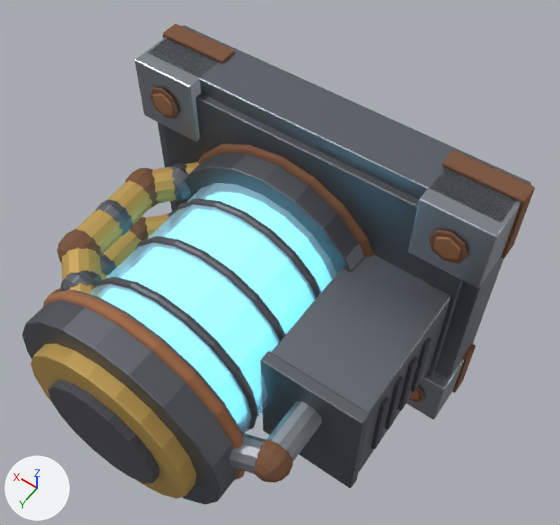
The FBX model Assets/GeneratedBaseItems/15_Compact_Fusion_Generator.fbx as it was, and as the next commit left it.
Camera for both pictures: a 50 mm lens placed at (-1.37, 2.39, 3.06), pointed at (-0.04, 0.54, 0.15). Arrows for +X, +Y and +Z are at lower left; the lights stay in place. The first picture is the older version. Vertices at exactly the same position are counted once.

The older version as bpy lines, for what is in view:
```python
ob_15_compact_fusion_generator = bpy.data.objects.new('15_Compact_Fusion_Generator', me_15_compact_fusion_generator_baked)
ob_15_compact_fusion_generator.location = (0.0, 0.0, 0.0)
```
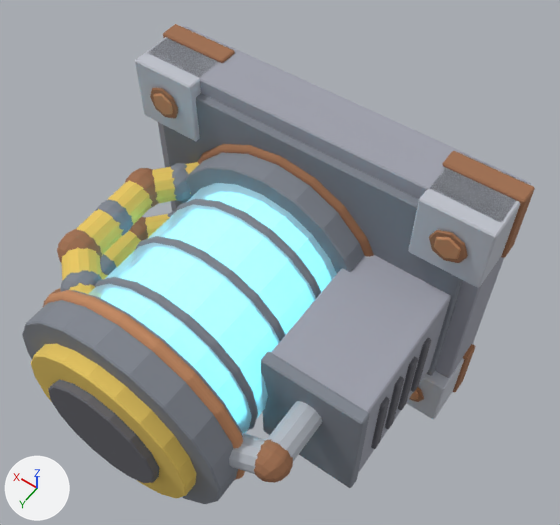
Boxes [x1, y1, x2, y2] around the edits, measured in the pictures (560 x 525 px):
'15_Compact_Fusion_Generator', recoloured, surface changed, reshaped: before [22, 24, 535, 505]; after [22, 24, 535, 504]
part 1 of me_15_compact_fusion_generator_baked, cut back: before [22, 24, 535, 505]

What changed in the scene script:
```text
Change mat_iron___dark_forged_steel:
    mat_iron___dark_forged_steel.metallic: 0.82 -> 0.0
    mat_iron___dark_forged_steel.base_color: (0.14, 0.15, 0.17) -> (0.22, 0.24, 0.28)  # grey #696c73 -> grey #818690
    mat_iron___dark_forged_steel.roughness: 0.52 -> 0.96
Change mat_rust___deep_brown:
    mat_rust___deep_brown.metallic: 0.22 -> 0.0
    mat_rust___deep_brown.base_color: (0.22, 0.1, 0.05) -> (0.35, 0.16, 0.08)  # brown #81593f -> brown #a06f50
    mat_rust___deep_brown.roughness: 0.86 -> 0.96
Change mat_titanium___graphite_armor:
    mat_titanium___graphite_armor.metallic: 0.86 -> 0.0
    mat_titanium___graphite_armor.base_color: (0.19, 0.21, 0.24) -> (0.35, 0.36, 0.42)  # grey #797e86 -> grey #a0a2ad
    mat_titanium___graphite_armor.roughness: 0.42 -> 0.96
Change mat_titanium___bright_bevel:
    mat_titanium___bright_bevel.metallic: 0.88 -> 0.0
    mat_titanium___bright_bevel.base_color: (0.36, 0.39, 0.43) -> (0.52, 0.54, 0.6)  # grey #a2a8af -> light grey #bfc2cb
    mat_titanium___bright_bevel.roughness: 0.38 -> 0.96
Change mat_rust___orange_oxide:
    mat_rust___orange_oxide.metallic: 0.25 -> 0.0
    mat_rust___orange_oxide.base_color: (0.38, 0.16, 0.07) -> (0.54, 0.25, 0.12)  # brown #a66f4b -> orange #c28961
    mat_rust___orange_oxide.roughness: 0.82 -> 0.96
Change mat_charcoal___blackened:
    mat_charcoal___blackened.base_color: (0.07, 0.07, 0.08) -> (0.13, 0.13, 0.15)  # dark grey #4b4b50 -> dark grey #65656c
    mat_charcoal___blackened.roughness: 0.92 -> 0.96
Change mat_hazard___faded_amber:
    mat_hazard___faded_amber.metallic: 0.28 -> 0.0
    mat_hazard___faded_amber.base_color: (0.54, 0.35, 0.09) -> (0.82, 0.58, 0.12)  # orange #c2a055 -> yellow #eac861
    mat_hazard___faded_amber.roughness: 0.62 -> 0.96
Change mat_plasma___xenocrystal_cyan:
    mat_plasma___xenocrystal_cyan.base_color: (0.18, 0.68, 0.88) -> (0.16, 0.8, 0.98)  # cyan #76d7f1 -> cyan #6fe7fd
    mat_plasma___xenocrystal_cyan.roughness: 0.2 -> 0.96
    mat_plasma___xenocrystal_cyan.emission_color: (0.18, 0.78, 1.0) -> (0.18, 0.84, 1.0)  # cyan #76e5ff -> cyan #76ecff
    mat_plasma___xenocrystal_cyan.emission_strength: 2.6 -> 2.5
Change mat_glass___pale_reflection:
    mat_glass___pale_reflection.metallic: 0.1 -> 0.0
    mat_glass___pale_reflection.base_color: (0.42, 0.62, 0.72) -> (0.52, 0.78, 0.88)  # blue #adcedd -> cyan #bfe5f1
    mat_glass___pale_reflection.roughness: 0.18 -> 0.35
Change mat_bone___infected_ivory:
    mat_bone___infected_ivory.base_color: (0.58, 0.52, 0.4) -> (0.74, 0.68, 0.54)  # light grey #c8bfaa -> pale yellow #dfd7c2
    mat_bone___infected_ivory.roughness: 0.72 -> 0.96
Change mat_iron___scraped_edges:
    mat_iron___scraped_edges.metallic: 0.85 -> 0.0
    mat_iron___scraped_edges.base_color: (0.3, 0.32, 0.35) -> (0.46, 0.49, 0.54)  # grey #9599a0 -> light grey #b5bac2
    mat_iron___scraped_edges.roughness: 0.45 -> 0.96
Change me_15_compact_fusion_generator_baked:
    used by ob_15_compact_fusion_generator; location = (0.0, 0.0, 0.0)
    remove me_15_compact_fusion_generator_baked.from_pydata(...)  # 8164 vertices, 7952 faces; spans x -0.94..0.94, y 0.0..1.65, z -0.82..0.79
    add me_15_compact_fusion_generator_baked.from_pydata(...)  # 5066 vertices, 4916 faces; spans x -0.94..0.94, y 0.0..1.65, z -0.82..0.79
    me_15_compact_fusion_generator_baked part 1: 2 vertices moved within x 0.55, y 1.36, z -0.14; 3098 vertices removed from x -0.94..0.94, y 0.0..1.65, z -0.82..0.78
```
